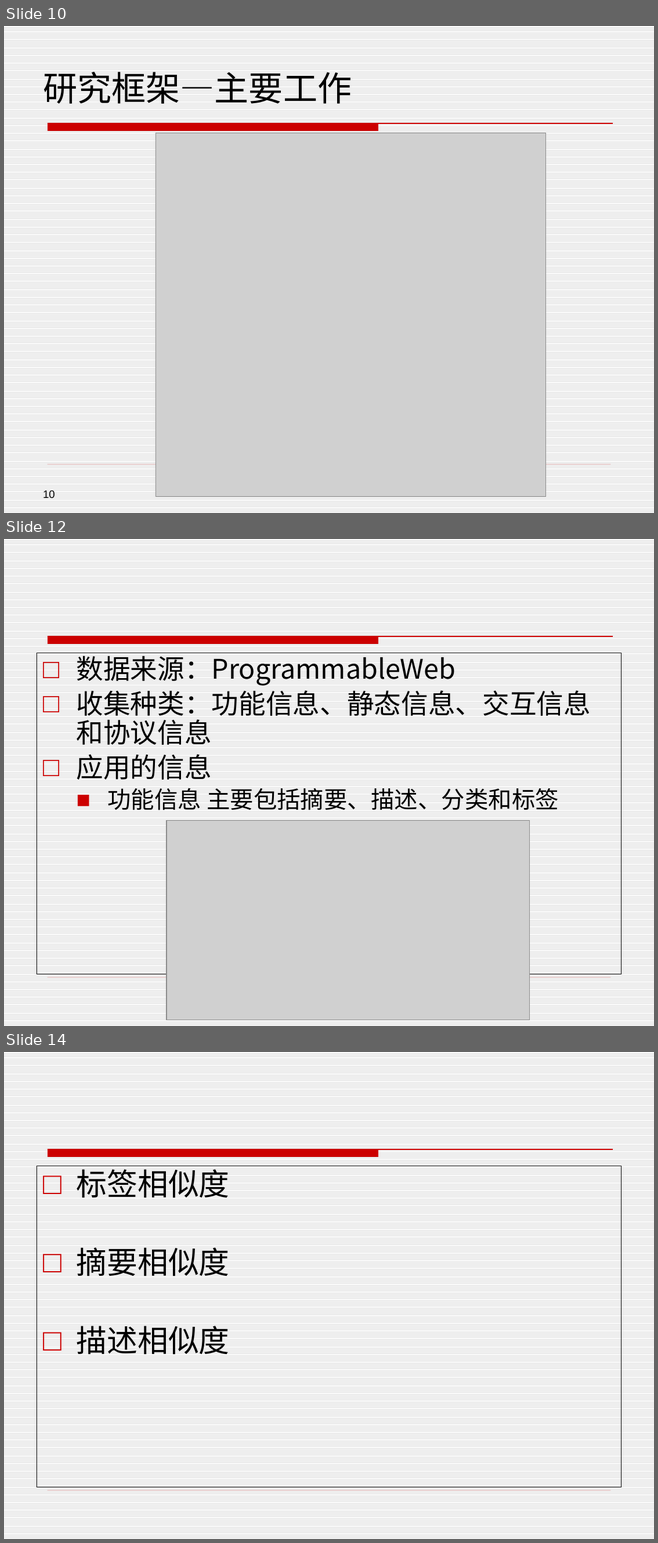
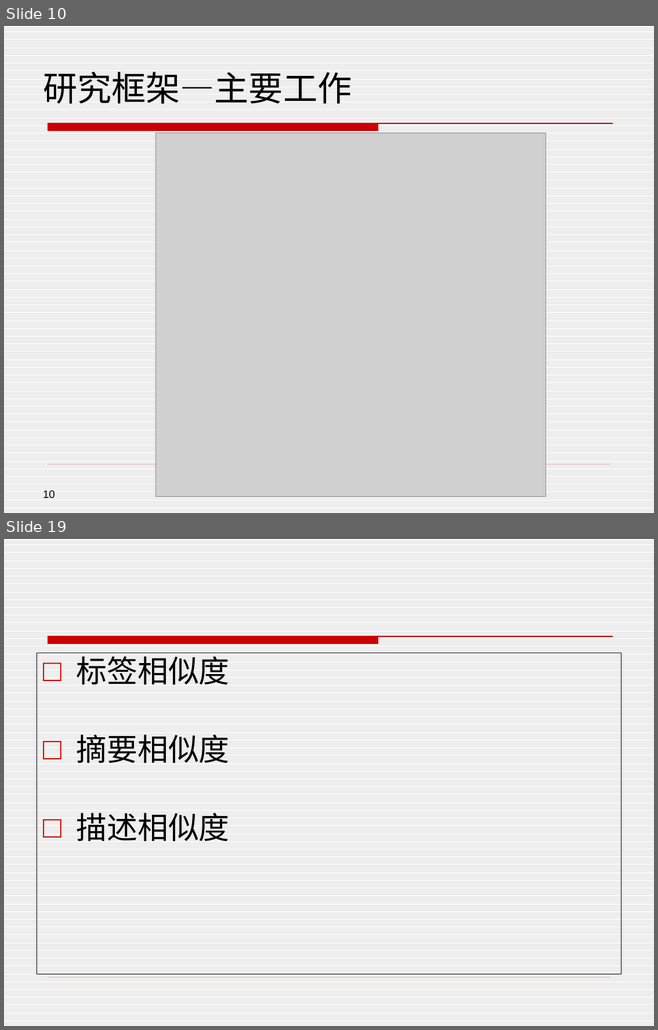
Before and after one commit to henryzhao/graduate, a slide deck: 赵玉琦硕士论文答辩.pptx. Shown one above the other, each under a label of ours: slides 10, 12 and 14 before the commit, slides 10 and 19 after it; the slides between them are not shown. The pictures are 658x1543 and 658x1030 pixels, drawn with LibreOffice and Linux fonts; fonts in the diff are those of the drawing; grey boxes stand for pictures; background and template pictures are left out. Boxes give left, top, right and bottom in pixels: in the first picture for what was removed or moved away, otherwise in the second. Text is boxed around its words. In the diff, an @@ line names an element or a change of style, - is before the commit and + after.

```diff
--- a/赵玉琦硕士论文答辩.pptx
+++ b/赵玉琦硕士论文答辩.pptx
@@ slide 12 removed at [4,539,654,1026], background pattern #DDDDDD on #FFFFFF; not listed: 2 template elements that a slide beside it also shows @@
@@ text removed at [36,653,621,974] @@
-□ 数据来源：ProgrammableWeb
-□ 收集种类：功能信息、静态信息、交互信息和协议信息
-□ 应用的信息
-  ■ 功能信息 主要包括摘要、描述、分类和标签
@@ picture removed at [166,820,529,1020] @@
@@ what was slide 14 is now slide 19 @@
```
Also in this commit, not shown: 1 slide changed, 7 slides added, 1 other slide removed, 1 other file.
